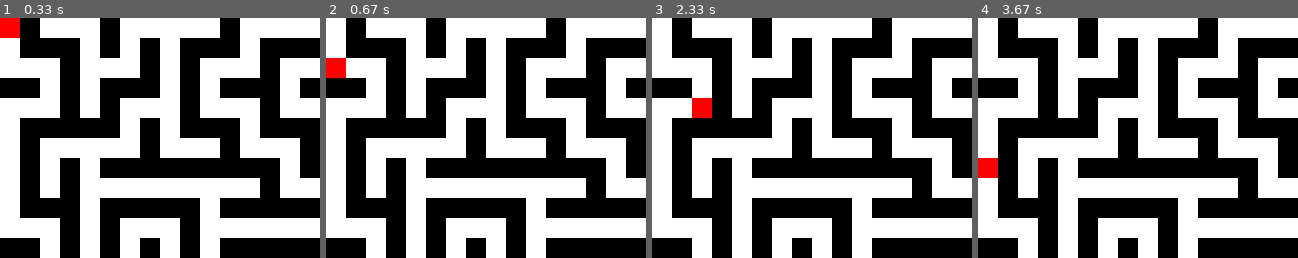
Above: before the commit, frames 1-4 (left to right).
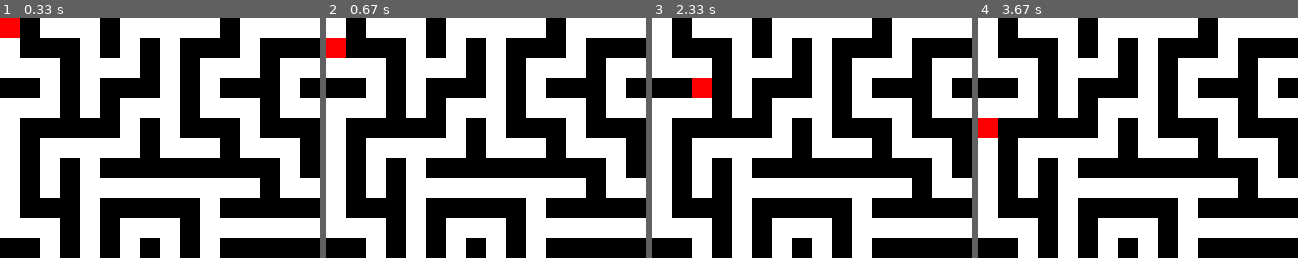
Above: after the commit, the same moments.

Repository: PawiX25/PygameMaze
Game: pygame game, started from game.py
Same seed, same stepped clock (60 frames per second), same inputs: the game is played once before the commit and once after it.
Inputs:
- Up to frame 1 (0.33 s): no input
- Up to frame 2 (0.67 s): tap S at 0.33 s
- Up to frame 3 (2.33 s): tap W at 0.67 s; hold S from 2 s (still down); hold Right from 2 s (still down)
- Up to frame 4 (3.67 s): release S at 2.47 s; release Right at 2.47 s; hold Left 3-3.53 s; hold Down from 3.57 s (still down)
The pictures show only the part of the screen within x 0-50%, y 0-50%; the shares and areas given below are measured in that part.

Frame 1 is identical in both runs. In frame 2, 1.0% of the frame differs, in the area x 0-7%, y 8-25%; in frame 3, 1.0%; in frame 4, 1.0%.

Commit message:
Implement smooth player movement with interpolation

Diff:
--- a/game.py
+++ b/game.py
@@ -54,8 +54,8 @@
 
 player_x, player_y = 0, 0
 target_x, target_y = player_x, player_y
-animation_speed = 0.1
-moving = False
+animation_progress = 1.0
+animation_speed = 15
 
 start_time = time.time()
 timer_duration = 60
@@ -103,38 +103,32 @@
             running = False
 
     keys = pygame.key.get_pressed()
-    new_x, new_y = player_x, player_y
-    if (keys[pygame.K_LEFT] or keys[pygame.K_a]) and player_x > 0 and maze[player_y][player_x - 1] == 0:
-        new_x = player_x - 1
-        moving = True
-    if (keys[pygame.K_RIGHT] or keys[pygame.K_d]) and player_x < MAZE_WIDTH - 1 and maze[player_y][player_x + 1] == 0:
-        new_x = player_x + 1
-        moving = True
-    if (keys[pygame.K_UP] or keys[pygame.K_w]) and player_y > 0 and maze[player_y - 1][player_x] == 0:
-        new_y = player_y - 1
-        moving = True
-    if (keys[pygame.K_DOWN] or keys[pygame.K_s]) and player_y < MAZE_HEIGHT - 1 and maze[player_y + 1][player_x] == 0:
-        new_y = player_y + 1
-        moving = True
+    if animation_progress >= 1.0:
+        new_x, new_y = player_x, player_y
+        if (keys[pygame.K_LEFT] or keys[pygame.K_a]) and int(player_x) > 0 and maze[int(player_y)][int(player_x) - 1] == 0:
+            new_x = player_x - 1
+        if (keys[pygame.K_RIGHT] or keys[pygame.K_d]) and int(player_x) < MAZE_WIDTH - 1 and maze[int(player_y)][int(player_x) + 1] == 0:
+            new_x = player_x + 1
+        if (keys[pygame.K_UP] or keys[pygame.K_w]) and int(player_y) > 0 and maze[int(player_y) - 1][int(player_x)] == 0:
+            new_y = player_y - 1
+        if (keys[pygame.K_DOWN] or keys[pygame.K_s]) and int(player_y) < MAZE_HEIGHT - 1 and maze[int(player_y) + 1][int(player_x)] == 0:
+            new_y = player_y + 1
 
-    if moving:
-        target_x, target_y = new_x, new_y
-        moving = False
+        if (new_x, new_y) != (player_x, player_y):
+            target_x, target_y = new_x, new_y
+            animation_progress = 0.0
+
+    if animation_progress < 1.0:
+        animation_progress += animation_speed / FPS
+        animation_progress = min(animation_progress, 1.0)
+
+        player_x = player_x + (target_x - player_x) * animation_progress
+        player_y = player_y + (target_y - player_y) * animation_progress
 
     elapsed_time = time.time() - start_time
     remaining_time = max(0, timer_duration - int(elapsed_time))
 
-    if player_x != target_x or player_y != target_y:
-        dx = (target_x - player_x) * animation_speed
-        dy = (target_y - player_y) * animation_speed
-        player_x += dx
-        player_y += dy
-        if abs(player_x - target_x) < 1 and abs(player_y - target_y) < 1:
-            player_x, player_y = target_x, target_y
-    else:
-        player_x, player_y = int(player_x), int(player_y)
-
-    if (player_x, player_y) == (goal_x, goal_y):
+    if int(player_x) == goal_x and int(player_y) == goal_y:
         print("Congratulations! You reached the goal!")
         running = False
 
